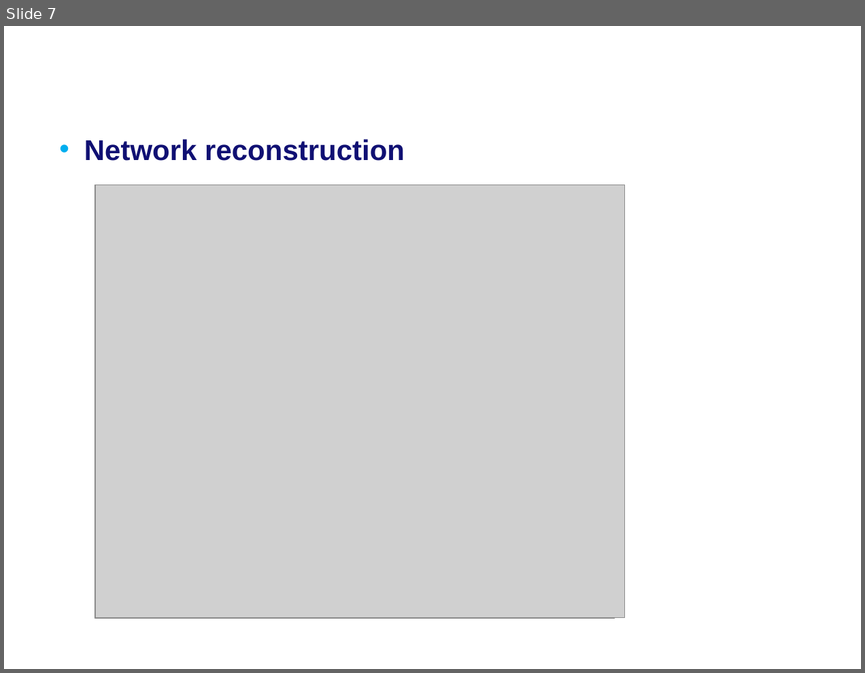
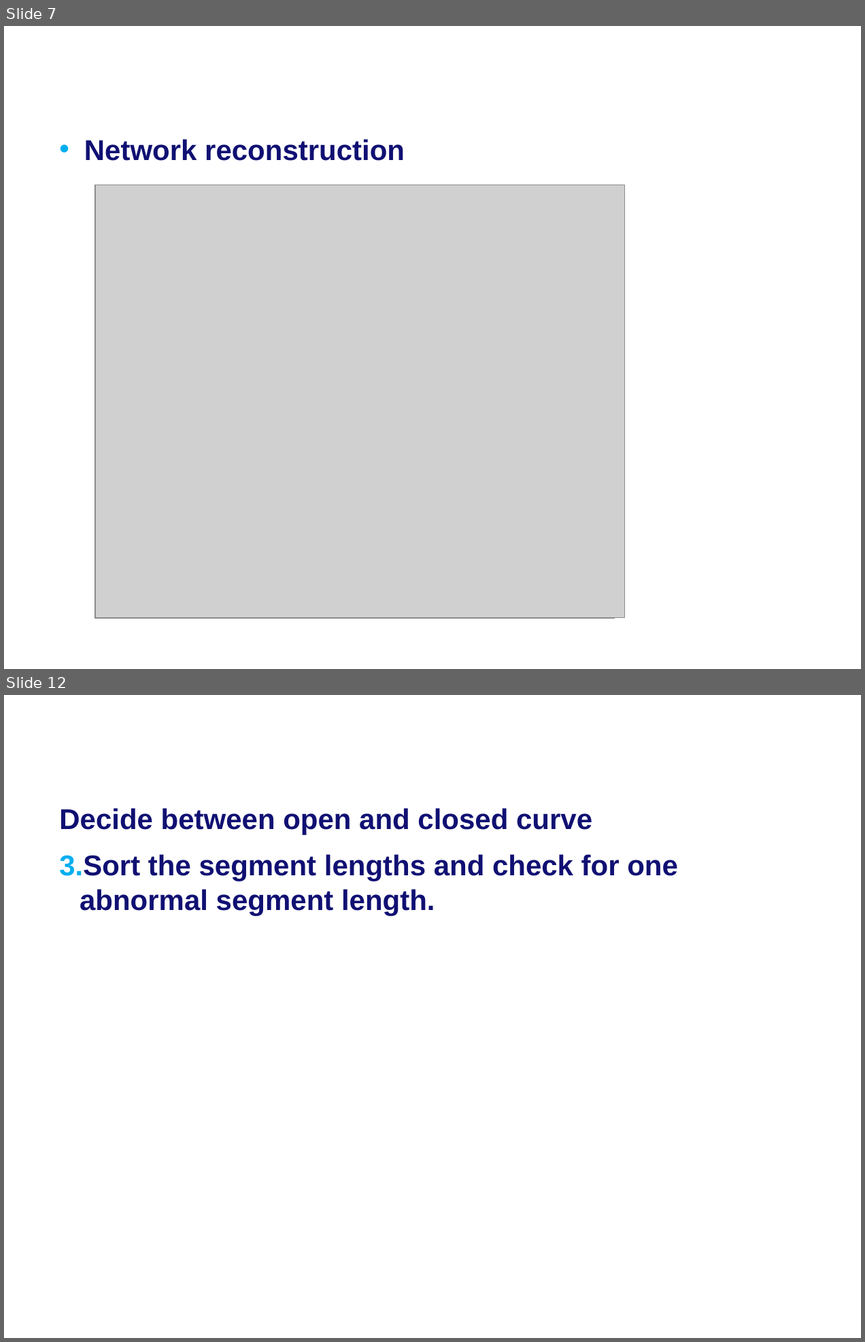
Before and after one commit to MartijnMuijsers/Algorithms, a slide deck: report/Final Presentation.ppt. Shown one above the other, each under a label of ours: slide 7 before the commit, slides 7 and 12 after it; the slides between them are not shown. The pictures are 865x673 and 865x1342 pixels, drawn with LibreOffice and Linux fonts; fonts in the diff are those of the drawing; grey boxes stand for pictures; background and template pictures are left out. Boxes give left, top, right and bottom in pixels: in the first picture for what was removed or moved away, otherwise in the second. Text is boxed around its words. In the diff, an @@ line names an element or a change of style, - is before the commit and + after.

Commit message:
Presentation Single complete

```diff
--- a/report/Final Presentation.ppt
+++ b/report/Final Presentation.ppt
@@ slide 12 added at (x1=4, y1=695, x2=861, y2=1338), background #FFFFFF @@
@@ text added at (x1=68, y1=695, x2=821, y2=777), 28 pt, text #FFFFFF, bold @@
+Single curve reconstruction
@@ text added at (x1=59, y1=808, x2=678, y2=915), 24 pt, text #101073, bold @@
+Decide between open and closed curve
+3. Sort the segment lengths and check for one abnormal segment length.
```
Also in this commit, not shown: 2 slides changed, 5 other slides added.
